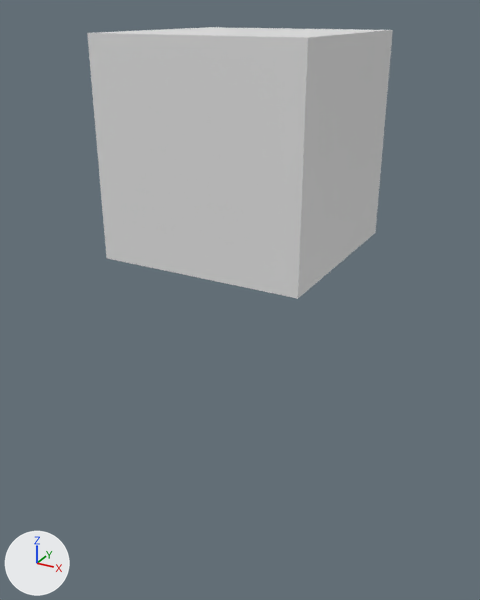
Before and after pictures for a commit that changed the glTF model avatar-service/app/assets/output_avatar.glb.
Camera for both pictures: a 50 mm camera at (1.5, -2.82, 0.6) aimed at (-0.03, -0.04, -0.8). Every picture has the same lights, and +X, +Y and +Z are marked at lower left. Where no turn or scale is listed for an object, it has been applied to the vertices.

Names of what the first picture shows: 'geometry_0'.
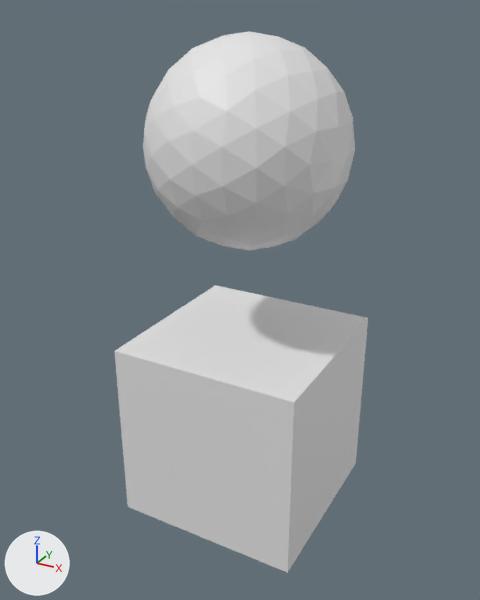
Location of each change, (x1, y1, x2, y2) in pixels of the pictures (480 x 600 px; the box of a moved part takes in the faces that stretch with it):
'geometry_0', reshaped (17% narrower, 99% taller): before (87, 27, 393, 299); after (114, 31, 368, 573)
part 1 of me_geometry_0, moved or reshaped: before (87, 27, 393, 299); after (114, 285, 368, 573)

Diff of the bpy script that builds the scene:
```diff
--- a/avatar-service/app/assets/output_avatar.glb.py
+++ b/avatar-service/app/assets/output_avatar.glb.py
@@ me_geometry_0 @@
 me_geometry_0.from_pydata(...)  # 170 vertices, 332 faces; spans x -0.5..0.5, y -0.5..0.5, z -0.5..0.5
 # used by ob_geometry_0; location = (0.0, 0.0, 0.0)
+# me_geometry_0 part 1: the loose piece of 8 vertices spanning x -0.5..0.5, y -0.5..0.5, z -0.5..0.5 is moved by (0.0, 0.0, -1.5)
```
